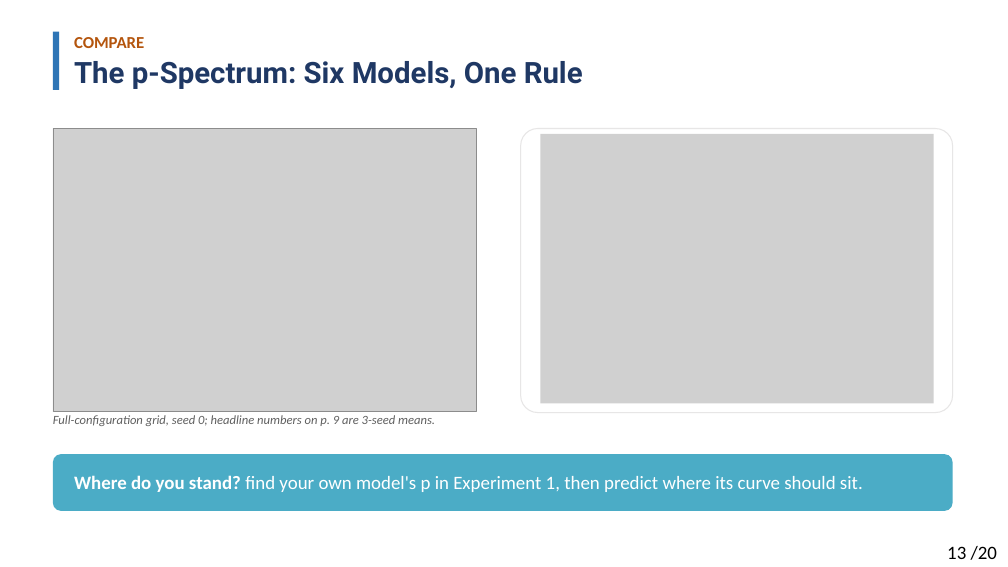
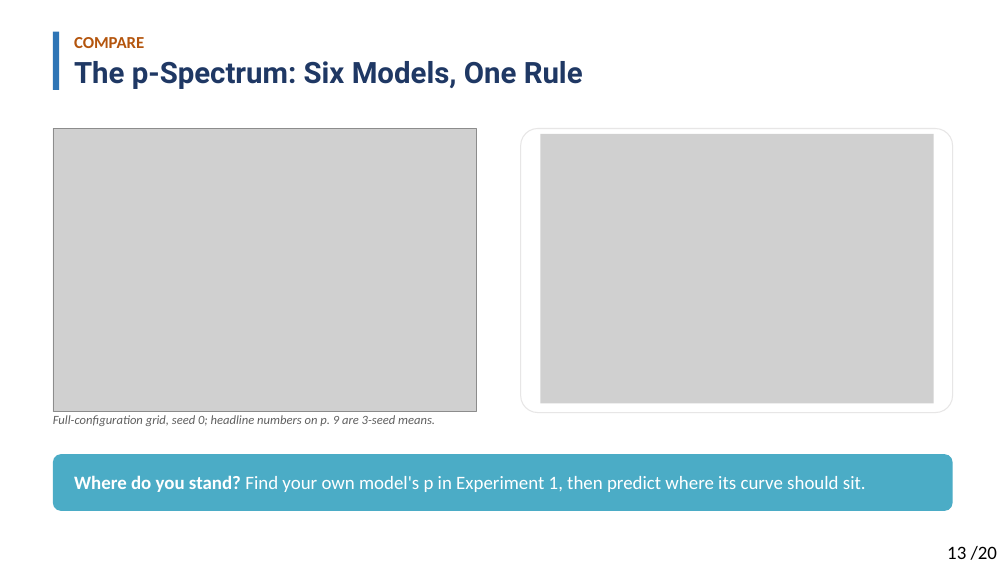
Before and after one commit to Solitus0726/search-vs-verify-course, a slide deck: slide 13 of slides/lecture_slides.pptx. Drawn at 1008x567 pixels with LibreOffice and Linux fonts; fonts in the diff are those of the drawing; grey boxes stand for pictures. Boxes give left, top, right and bottom in pixels: in the first picture for what was removed or moved away, otherwise in the second. Text is boxed around its words. In the diff, an @@ line names an element or a change of style, - is before the commit and + after.

```diff
--- a/slides/lecture_slides.pptx
+++ b/slides/lecture_slides.pptx
@@ text at bbox=[74, 475, 866, 492]: text changed @@
-Where do you stand? find your own model's p in Experiment 1, then predict where its curve should sit.
+Where do you stand? Find your own model's p in Experiment 1, then predict where its curve should sit.
```
Also in this commit, not shown: 17 other slides changed, 1 other file.
